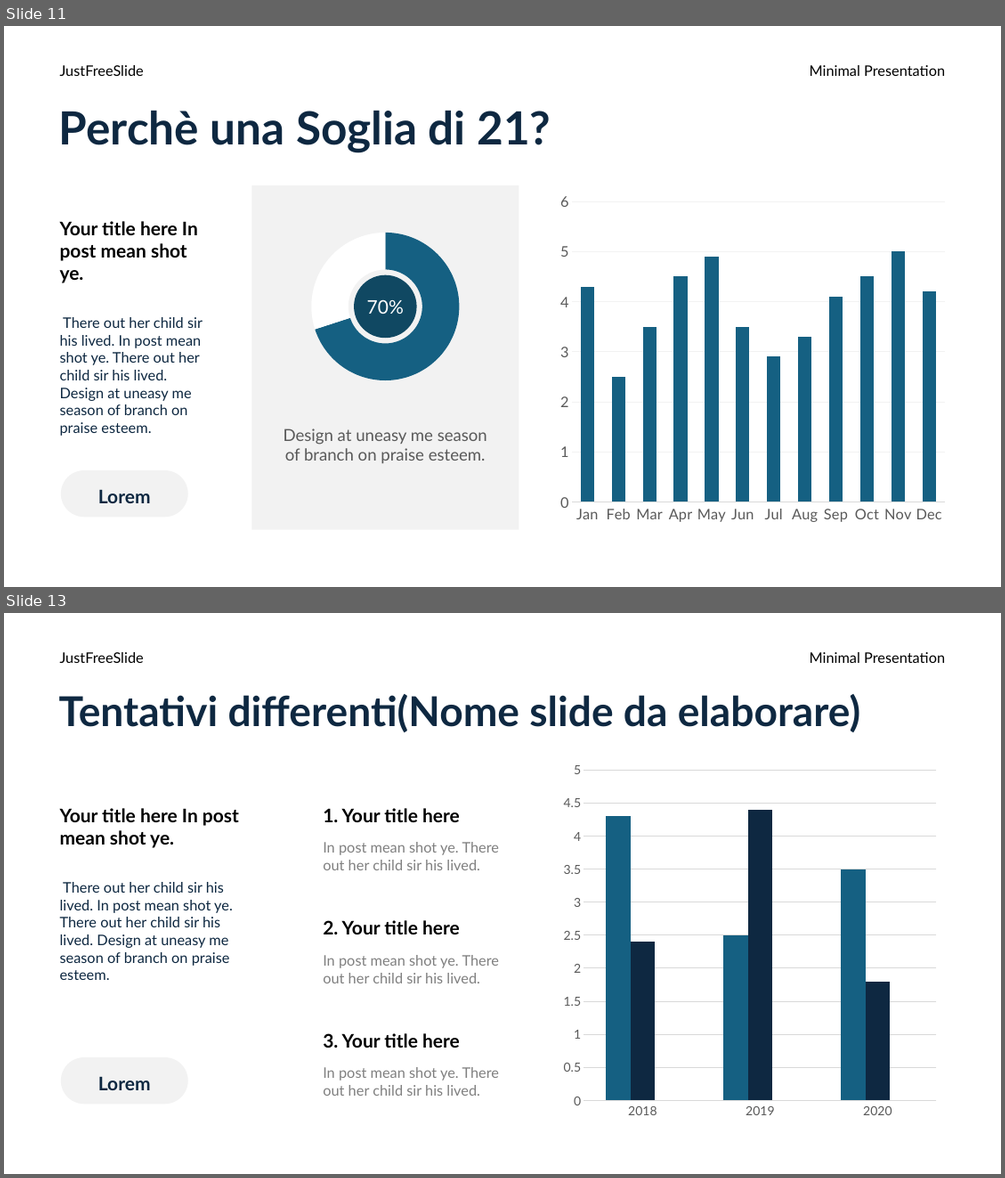
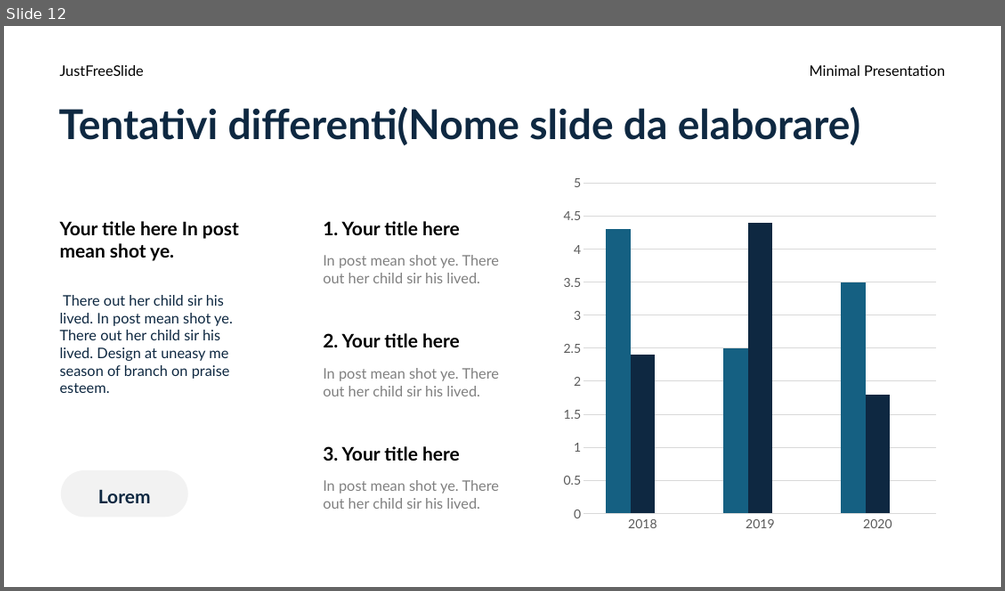
Before and after one commit to aleeteo/leaf_ID, a slide deck: presentazione/ProjectLeafWIP.pptx. Shown one above the other, each under a label of ours: slides 11 and 13 before the commit, slide 12 after it; the slides between them are not shown. The pictures are 1005x1178 and 1005x591 pixels, drawn with LibreOffice and Linux fonts; fonts in the diff are those of the drawing. Boxes give left, top, right and bottom in pixels: in the first picture for what was removed or moved away, otherwise in the second. Text is boxed around its words. In the diff, an @@ line names an element or a change of style, - is before the commit and + after.

```diff
--- a/presentazione/ProjectLeafWIP.pptx
+++ b/presentazione/ProjectLeafWIP.pptx
@@ slide 11 removed at bbox=[4, 26, 1001, 587], background #FFFFFF @@
@@ text removed at bbox=[60, 65, 144, 76] @@
-JustFreeSlide
@@ text removed at bbox=[809, 65, 945, 76] @@
-Minimal Presentation
@@ title removed at bbox=[59, 111, 550, 152] @@
-Perchè una Soglia di 21?
@@ rectangle removed at bbox=[251, 185, 518, 529] @@
@@ column chart removed at bbox=[552, 185, 952, 529] @@
-categories: Jan, Feb, Mar, Apr, May, Jun, Jul, Aug, Sep, Oct, Nov, Dec
-Series 1: 4.3, 2.5, 3.5, 4.5, 4.9, 3.5, 2.9, 3.3, 4.1, 4.5, 5, 4.2
@@ text removed at bbox=[60, 221, 202, 435] @@
-Your title here In post mean shot ye.
-There out her child sir his lived. In post mean shot ye. There out her child sir his lived. Design at uneasy me season of branch on praise esteem.
@@ doughnut chart removed at bbox=[259, 222, 512, 390] @@
-categories: 1, 2
-Series 1: 70, 30
@@ ellipse removed at bbox=[354, 275, 417, 338] @@
-70%
@@ text removed at bbox=[283, 428, 487, 463] @@
-Design at uneasy me season of branch on praise esteem.
@@ rounded rectangle removed at bbox=[61, 470, 188, 516] @@
-Lorem
@@ what was slide 13 is now slide 12 @@
```
Also in this commit, not shown: 6 slides changed, 4 slides added, 3 other slides removed.
